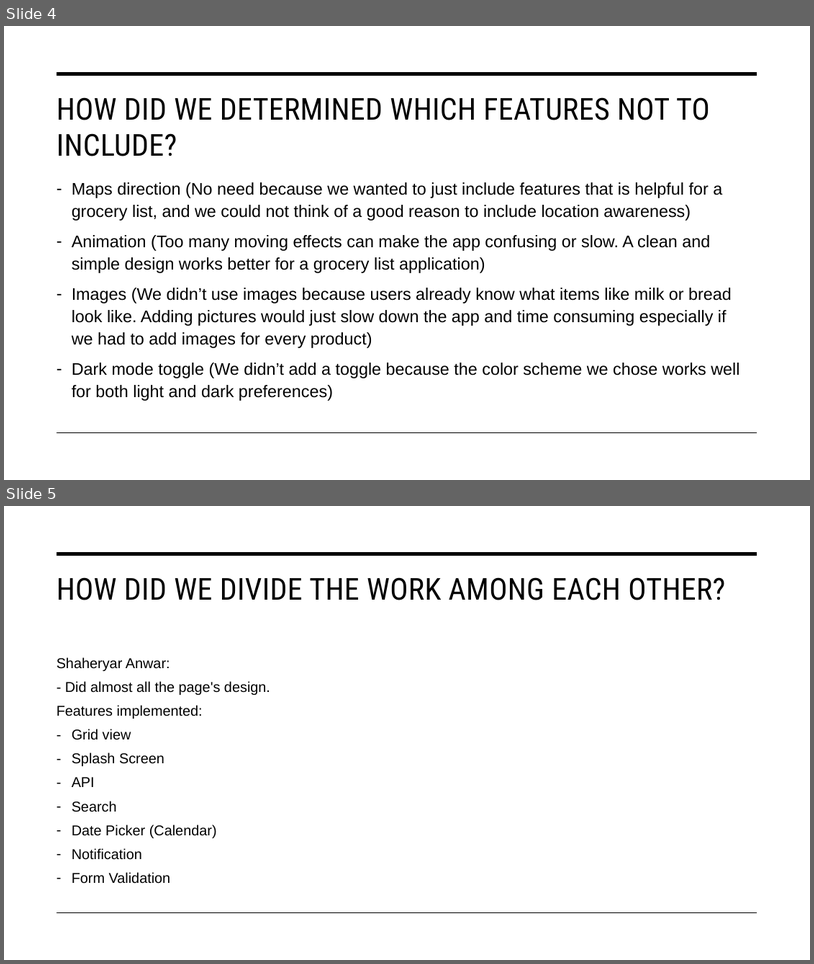
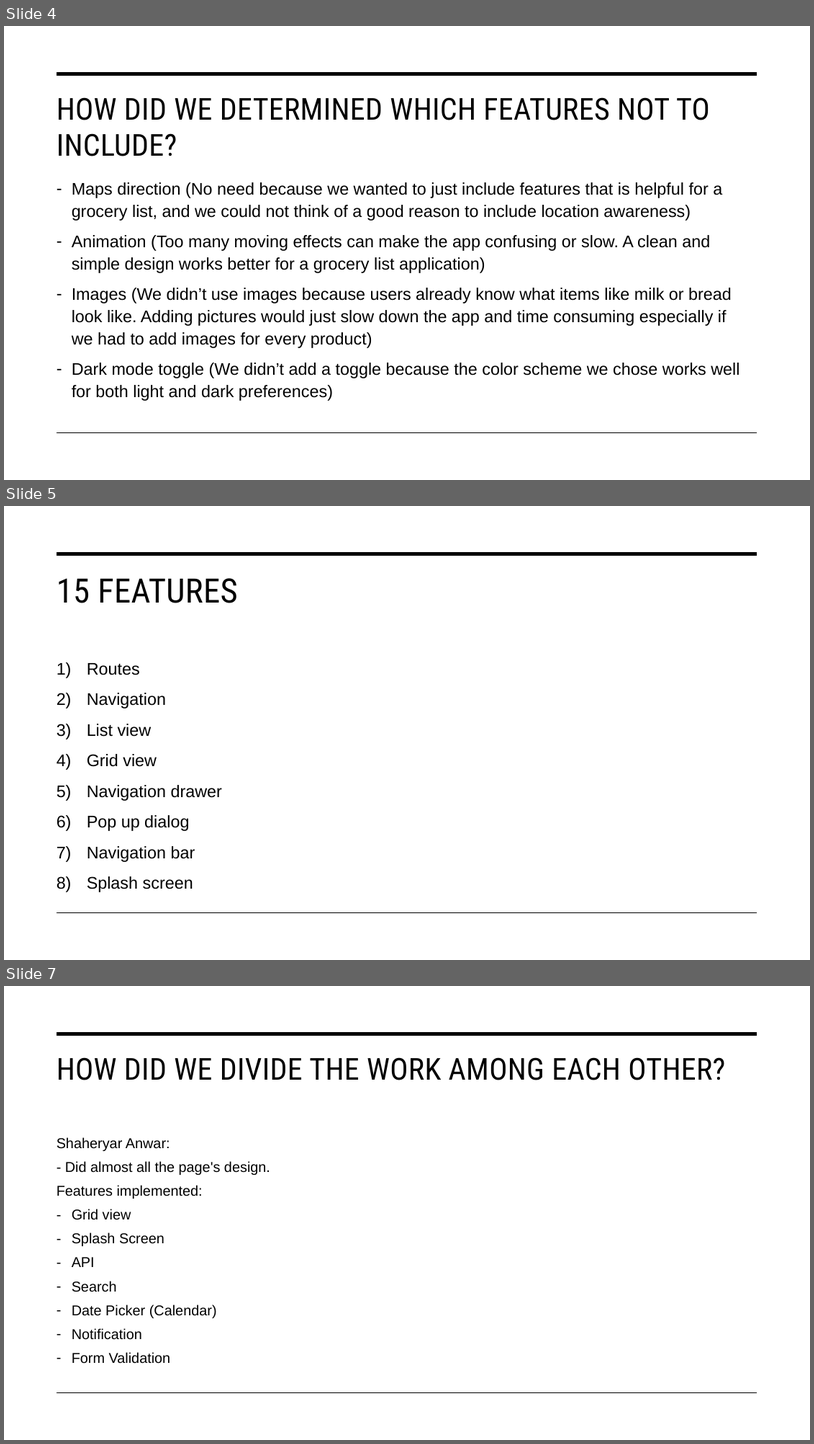
Before and after one commit to Shehryyy/AppDev2Project, a slide deck: Grocery List Final.pptx. Shown one above the other, each under a label of ours: slides 4 and 5 before the commit, slides 4, 5 and 7 after it; the slides between them are not shown. The pictures are 814x964 and 814x1444 pixels, drawn with LibreOffice and Linux fonts; fonts in the diff are those of the drawing. Boxes give left, top, right and bottom in pixels: in the first picture for what was removed or moved away, otherwise in the second. Text is boxed around its words. In the diff, an @@ line names an element or a change of style, - is before the commit and + after.

```diff
--- a/Grocery List Final.pptx
+++ b/Grocery List Final.pptx
@@ slide 5 added at box(4, 506, 810, 960), background #FFFFFF; not listed: 2 template elements that a slide beside it also shows @@
@@ title added at box(57, 578, 237, 603), 40 pt, text #000000 @@
+15 FEATURES
@@ text added at box(87, 663, 222, 892), 20 pt, text #000000 @@
+1) Routes
+2) Navigation
+3) List view
+4) Grid view
+5) Navigation drawer
+6) Pop up dialog
+7) Navigation bar
+8) Splash screen
@@ what was slide 5 is now slide 7 @@
```
Also in this commit, not shown: 2 slides changed, 1 other slide added.
